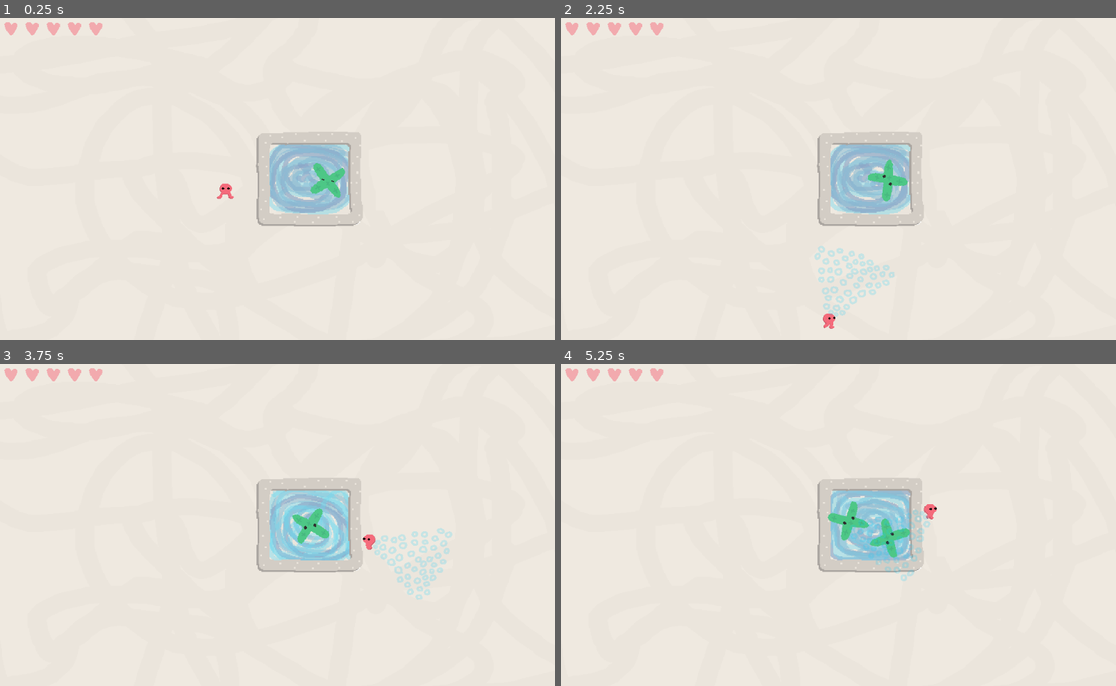
Above: before the commit, frames 1-4 (two rows, left to right).
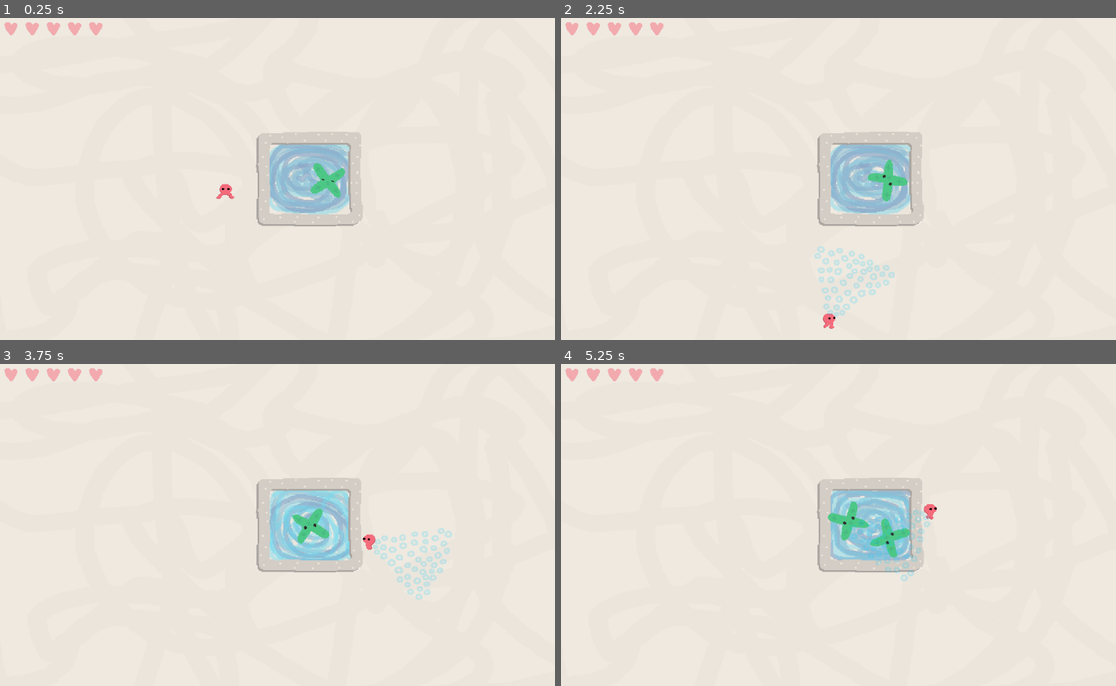
Above: after the commit, the same moments.

Repository: colinkarpfinger/HalfLife3
Game: Godot game, scene res://Scenes/Main.tscn
The game is run twice, just before and just after one commit, with the same random seed, the same clock (stepped at 60 frames per second) and the same inputs. Sound files missing from this copy of the repository are replaced by a short silence.
Inputs (mouse positions are in pixels of both pictures, inside the frame that each line leads up to):
- Up to frame 1 (0.25 s): no input
- Up to frame 2 (2.25 s): move the mouse to (960, 162) at 0.52 s; press the mouse at (960, 162) at 0.53 s; hold D (move_right) 0.53-1.28 s; move the mouse to (727, 195) at 1.27 s; release the mouse at (727, 195) at 1.28 s; hold S (move_down) 1.28-2.03 s; click (727, 195) at 1.35 s; move the mouse to (894, 108) at 2.02 s; press the mouse at (894, 108) at 2.03 s; hold D (move_right) from 2.03 s (still down)
- Up to frame 3 (3.75 s): move the mouse to (249, 592) at 2.77 s; release D (move_right) at 2.78 s; release the mouse at (249, 592) at 2.78 s; hold W (move_up) 2.78-3.53 s; click (249, 592) at 2.85 s; move the mouse to (444, 576) at 3.52 s; press the mouse at (444, 576) at 3.53 s; hold A (move_left) from 3.53 s (still down)
- Up to frame 4 (5.25 s): move the mouse to (672, 476) at 4.27 s; release the mouse at (672, 476) at 4.28 s; click (672, 476) at 4.35 s; move the mouse to (866, 525) at 5.02 s; release A (move_left) at 5.03 s; press the mouse at (866, 525) at 5.03 s; hold S (move_down) from 5.03 s (still down)

The runs differ from the first frame. In frame 1, less than 0.1% of the frame differs, in the area x 38-43%, y 51-57%; in frame 2, 0.1%; in frame 3, 0.1%, in the area x 67-82%, y 50-73%; in frame 4, less than 0.1%.

Commit message:
spawn burst vfx

Diff:
--- a/ParticleTesting/Scenes/Main.tscn
+++ b/ParticleTesting/Scenes/Main.tscn
@@ -24,17 +24,17 @@
 [sub_resource type="RectangleShape2D" id=4]
 extents = Vector2( 648.83, 81.3755 )
 
-[sub_resource type="StyleBoxTexture" id=8]
+[sub_resource type="StyleBoxTexture" id=5]
+texture = ExtResource( 8 )
+region_rect = Rect2( 0, 0, 300, 200 )
+
+[sub_resource type="StyleBoxTexture" id=6]
 texture = ExtResource( 8 )
 region_rect = Rect2( 0, 0, 300, 200 )
 
 [sub_resource type="StyleBoxTexture" id=7]
-texture = ExtResource( 8 )
-region_rect = Rect2( 0, 0, 300, 200 )
 
-[sub_resource type="StyleBoxTexture" id=9]
-
-[sub_resource type="StyleBoxTexture" id=5]
+[sub_resource type="StyleBoxTexture" id=8]
 texture = ExtResource( 9 )
 region_rect = Rect2( 0, 0, 300, 200 )
 
--- a/ParticleTesting/Scripts/DestroyOnFinish.gd
+++ b/ParticleTesting/Scripts/DestroyOnFinish.gd
@@ -1,7 +1,6 @@
 extends AnimatedSprite
 
 func _on_AnimatedSprite_animation_finished():
-	print("DONE!")
 	queue_free()
 
 	pass # Replace with function body.
--- a/ParticleTesting/Scripts/Particle.gd
+++ b/ParticleTesting/Scripts/Particle.gd
@@ -22,6 +22,8 @@
 var decayOffset = 80
 var numParticlesOnDecay = 2
 var health = startingHealth
+
+onready var burstSprite = load("res://Subscenes/Burst.tscn")
 
 enum colors {RED, YELLOW, GREEN}
 
@@ -133,7 +135,15 @@
 				color,
 				states.ACTIVE
 			)
+	spawn_burst_vfx(self.global_position)
 	queue_free()
+
+func spawn_burst_vfx(pos):
+	var burst = burstSprite.instance()
+	burst.global_position = pos
+	burst.rotation_degrees = RNG.randf_range(0, 360)
+	get_tree().get_root().add_child(burst)
+	pass
 
 func _slow(beamStrength):
 	if state == states.ACTIVE:
--- a/ParticleTesting/Subscenes/Burst.tscn
+++ b/ParticleTesting/Subscenes/Burst.tscn
@@ -28,13 +28,14 @@
 "frames": [ SubResource( 1 ), SubResource( 2 ), SubResource( 3 ), SubResource( 4 ), SubResource( 5 ) ],
 "loop": true,
 "name": "default",
-"speed": 10.0
+"speed": 12.0
 } ]
 
 [node name="AnimatedSprite" type="AnimatedSprite"]
-position = Vector2( 0, -0.027729 )
+position = Vector2( -4.02331e-07, 0.152554 )
+scale = Vector2( 2, 2 )
 frames = SubResource( 6 )
-speed_scale = 2.0
+frame = 2
 playing = true
 script = ExtResource( 1 )
 
--- a/ParticleTesting/Subscenes/Particle.tscn
+++ b/ParticleTesting/Subscenes/Particle.tscn
@@ -23,4 +23,5 @@
 
 [node name="CollisionShape2D" type="CollisionShape2D" parent="."]
 shape = SubResource( 2 )
+
 [connection signal="body_exited" from="." to="." method="_on_Particle_body_exited"]
--- a/ParticleTesting/Subscenes/Player.tscn
+++ b/ParticleTesting/Subscenes/Player.tscn
@@ -11,55 +11,55 @@
 radius = 22.7247
 
 [sub_resource type="AtlasTexture" id=2]
-atlas = ExtResource( 4 )
+atlas = ExtResource( 6 )
 region = Rect2( 0, 0, 64, 64 )
 
 [sub_resource type="AtlasTexture" id=3]
-atlas = ExtResource( 4 )
+atlas = ExtResource( 6 )
 region = Rect2( 64, 0, 64, 64 )
 
 [sub_resource type="AtlasTexture" id=4]
-atlas = ExtResource( 4 )
+atlas = ExtResource( 6 )
 region = Rect2( 128, 0, 64, 64 )
 
 [sub_resource type="AtlasTexture" id=5]
-atlas = ExtResource( 4 )
+atlas = ExtResource( 6 )
 region = Rect2( 192, 0, 64, 64 )
 
 [sub_resource type="AtlasTexture" id=6]
 atlas = ExtResource( 6 )
-region = Rect2( 0, 0, 64, 64 )
+region = Rect2( 256, 0, 64, 64 )
 
 [sub_resource type="AtlasTexture" id=7]
 atlas = ExtResource( 6 )
+region = Rect2( 320, 0, 64, 64 )
+
+[sub_resource type="AtlasTexture" id=8]
+atlas = ExtResource( 4 )
+region = Rect2( 0, 0, 64, 64 )
+
+[sub_resource type="AtlasTexture" id=9]
+atlas = ExtResource( 4 )
 region = Rect2( 64, 0, 64, 64 )
 
-[sub_resource type="AtlasTexture" id=8]
-atlas = ExtResource( 6 )
+[sub_resource type="AtlasTexture" id=10]
+atlas = ExtResource( 4 )
 region = Rect2( 128, 0, 64, 64 )
 
-[sub_resource type="AtlasTexture" id=9]
-atlas = ExtResource( 6 )
+[sub_resource type="AtlasTexture" id=11]
+atlas = ExtResource( 4 )
 region = Rect2( 192, 0, 64, 64 )
-
-[sub_resource type="AtlasTexture" id=10]
-atlas = ExtResource( 6 )
-region = Rect2( 256, 0, 64, 64 )
-
-[sub_resource type="AtlasTexture" id=11]
-atlas = ExtResource( 6 )
-region = Rect2( 320, 0, 64, 64 )
 
 [sub_resource type="SpriteFrames" id=12]
 animations = [ {
-"frames": [ SubResource( 2 ), SubResource( 3 ), SubResource( 4 ), SubResource( 5 ) ],
+"frames": [ SubResource( 2 ), SubResource( 3 ), SubResource( 4 ), SubResource( 5 ), SubResource( 6 ), SubResource( 7 ) ],
+"loop": true,
+"name": "run",
+"speed": 5.0
+}, {
+"frames": [ SubResource( 8 ), SubResource( 9 ), SubResource( 10 ), SubResource( 11 ) ],
 "loop": true,
 "name": "default",
-"speed": 5.0
-}, {
-"frames": [ SubResource( 6 ), SubResource( 7 ), SubResource( 8 ), SubResource( 9 ), SubResource( 10 ), SubResource( 11 ) ],
-"loop": true,
-"name": "run",
 "speed": 5.0
 } ]
 
@@ -105,7 +105,6 @@
 
 [node name="AnimatedSprite" type="AnimatedSprite" parent="."]
 frames = SubResource( 12 )
-frame = 2
 speed_scale = 2.0
 playing = true
 
@@ -130,7 +129,7 @@
 position = Vector2( 0, -10.542 )
 scale = Vector2( 0.5, 0.5 )
 frames = SubResource( 17 )
-frame = 1
+frame = 2
 speed_scale = 1.636
 playing = true
 
Not shown: 1 places in ParticleTesting/Scenes/Main.tscn that only renumber resources
